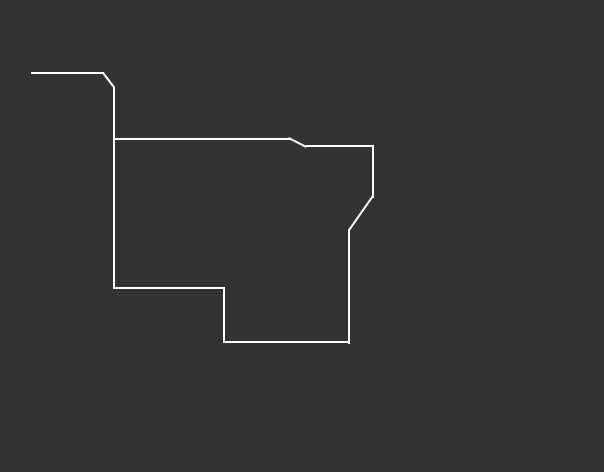
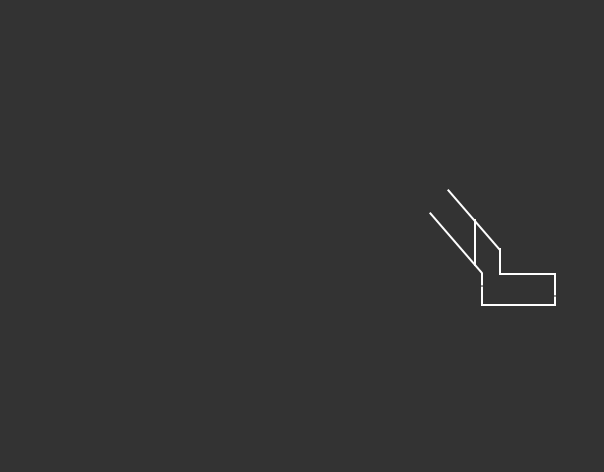
Two versions of the same layered image (604px x 472px). Layer-by-layer changes:
added layer "形状 12 拷贝 6" in group "map_path" over [474, 219, 476, 266]
added layer "形状 12 拷贝 3" in group "map_path" over [499, 248, 501, 275]
added layer "形状 12 拷贝 5" in group "map_path" over [481, 273, 483, 306]
added layer "形状 12 拷贝 2" in group "map_path" over [554, 273, 556, 306]
added layer "形状 13 拷贝" in group "map_path" over [429, 212, 483, 274]
added layer "形状 13" in group "map_path" over [447, 189, 501, 251]
added layer "形状 12 拷贝" in group "map_path" over [499, 273, 556, 275]
painted on "形状 12" over [114, 287, 556, 306]
removed layer "形状 11" from group "map_path" over [223, 288, 225, 343]
removed layer "形状 10" from group "map_path" over [224, 341, 350, 343]
removed layer "形状 9" from group "map_path" over [348, 229, 350, 344]
removed layer "形状 8" from group "map_path" over [348, 195, 374, 231]
removed layer "形状 7" from group "map_path" over [372, 146, 374, 198]
removed layer "形状 6" from group "map_path" over [306, 145, 374, 147]
removed layer "形状 5" from group "map_path" over [288, 137, 307, 148]
removed layer "形状 4" from group "map_path" over [113, 138, 290, 140]
removed layer "形状 3" from group "map_path" over [102, 72, 115, 88]
removed layer "形状 2" from group "map_path" over [31, 72, 104, 74]
removed layer "形状 1" from group "map_path" over [113, 87, 115, 289]
removed layer "背景 拷贝" over [31, 72, 556, 344]
painted on "背景" over [31, 72, 556, 344]
